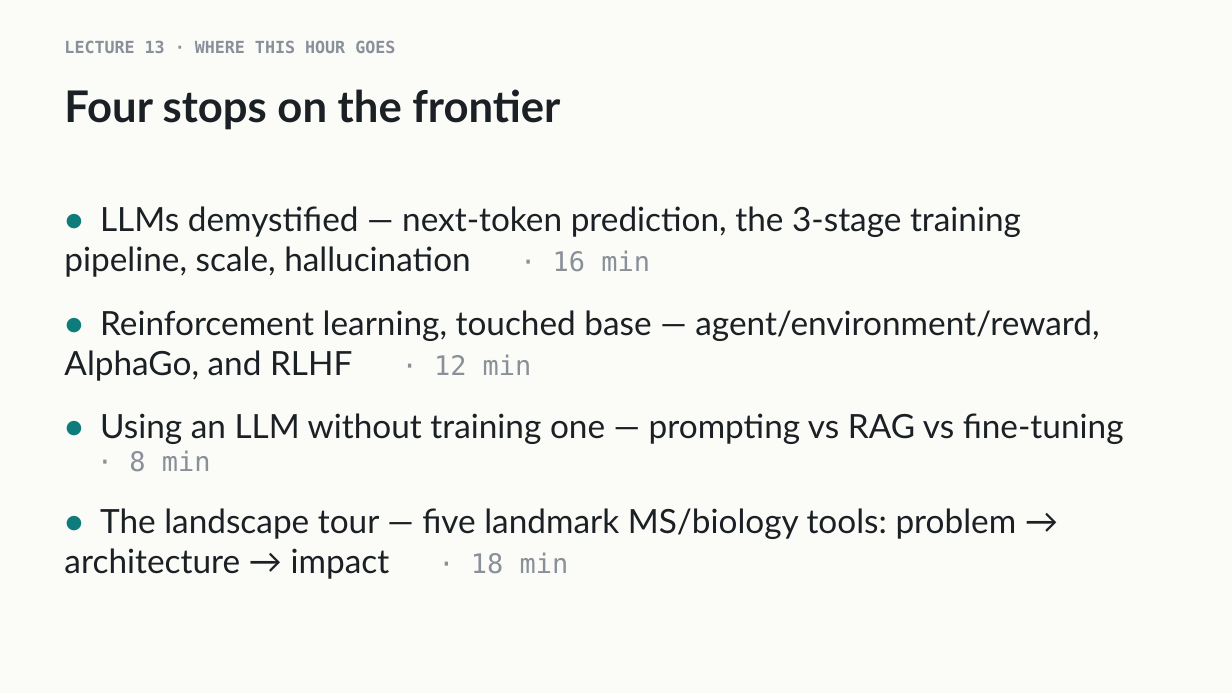
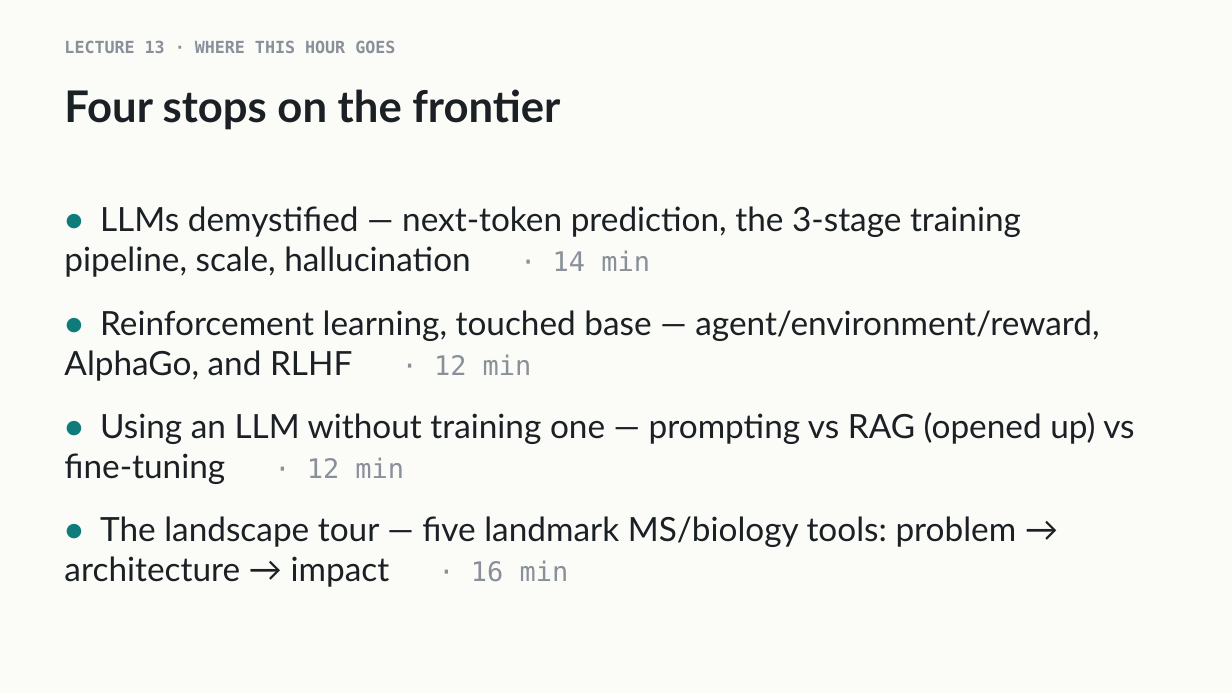
Before and after one commit to indigobio/msacl_dl_course, a slide deck: slide 2 of slides/pptx/lecture13_llms_landscape.pptx. Drawn at 1232x693 pixels with LibreOffice and Linux fonts; fonts in the diff are those of the drawing. Boxes give left, top, right and bottom in pixels: in the first picture for what was removed or moved away, otherwise in the second. Text is boxed around its words. In the diff, an @@ line names an element or a change of style, - is before the commit and + after.

```diff
--- a/slides/pptx/lecture13_llms_landscape.pptx
+++ b/slides/pptx/lecture13_llms_landscape.pptx
@@ text at (x1=64, y1=206, x2=1021, y2=277): text changed @@
-• LLMs demystified — next-token prediction, the 3-stage training pipeline, scale, hallucination · 16 min
+• LLMs demystified — next-token prediction, the 3-stage training pipeline, scale, hallucination · 14 min
@@ text at (x1=64, y1=412, x2=1134, y2=587): text changed @@
-• Using an LLM without training one — prompting vs RAG vs fine-tuning · 8 min
-• The landscape tour — five landmark MS/biology tools: problem → architecture → impact · 18 min
+• Using an LLM without training one — prompting vs RAG (opened up) vs fine-tuning · 12 min
+• The landscape tour — five landmark MS/biology tools: problem → architecture → impact · 16 min
```
Also in this commit, not shown: 5 other slides changed, 1 slide added, 10 other files.
